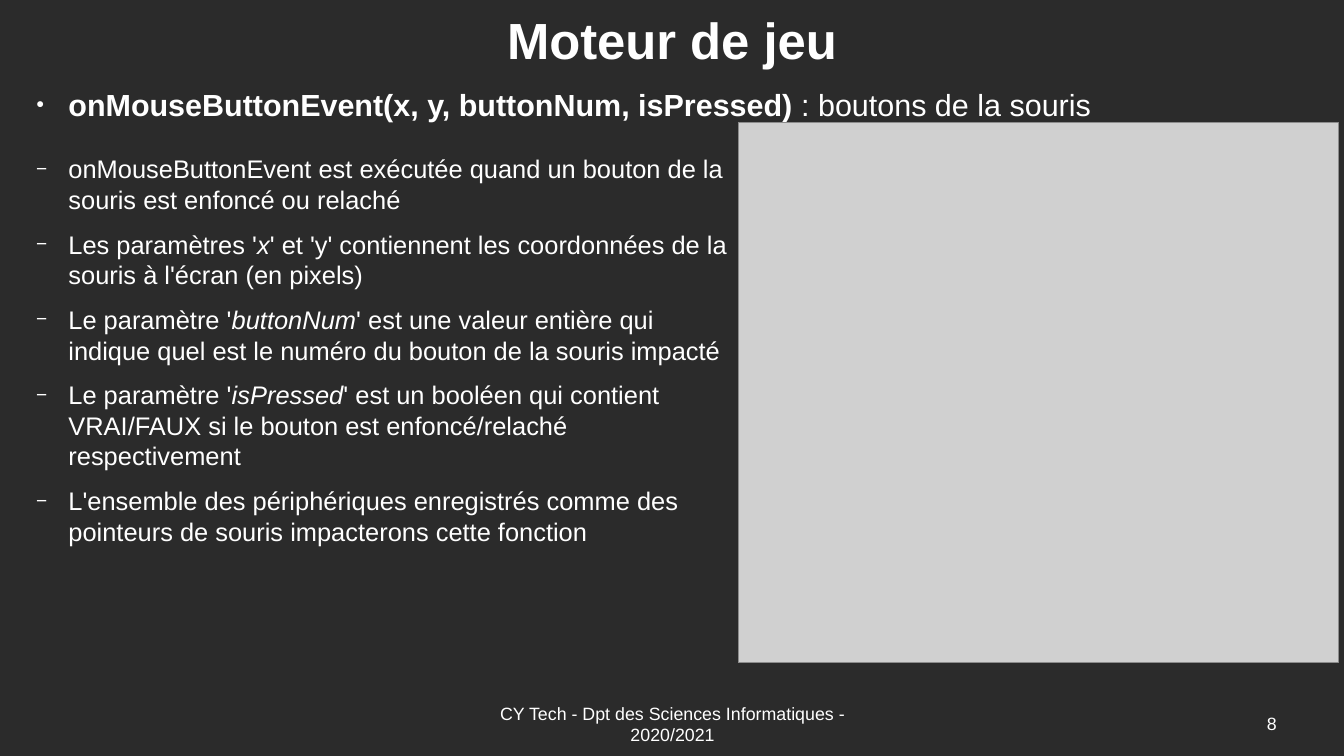
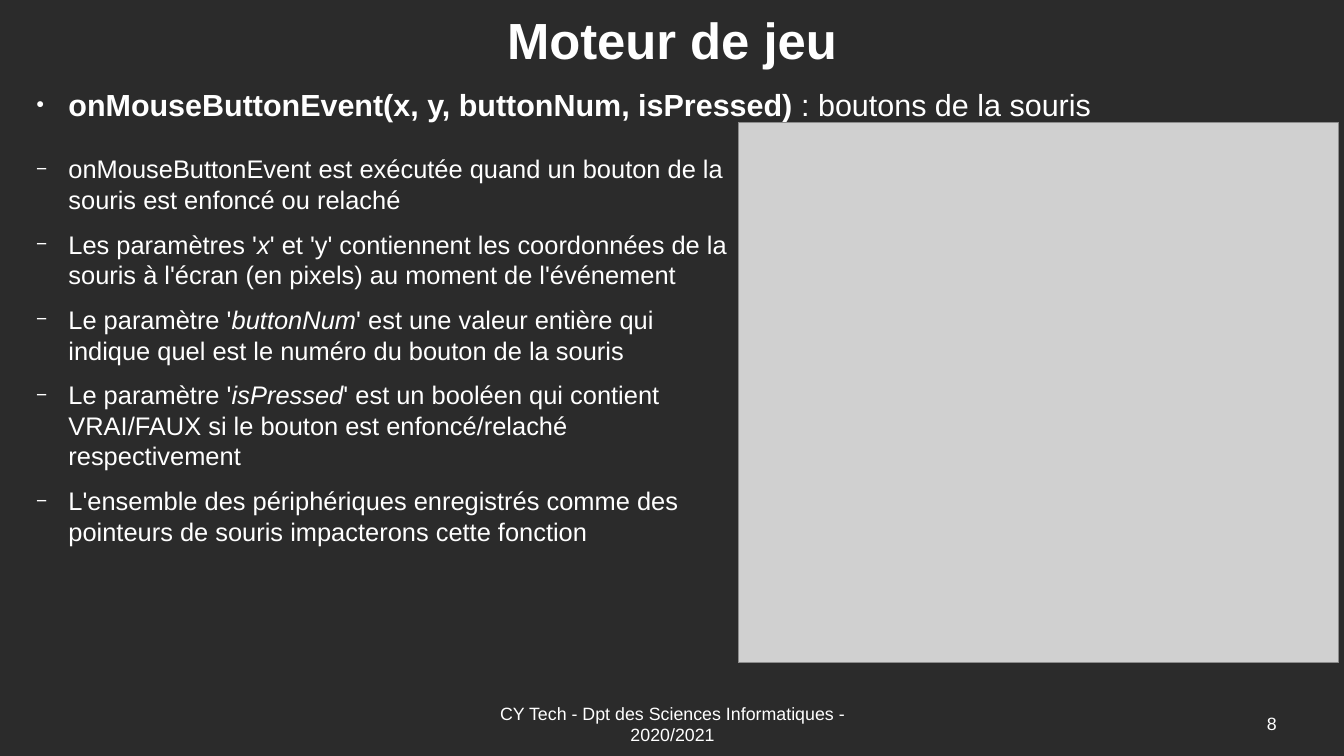
Before and after one commit to Romuald78/pyArcade, a slide deck: slide 8 of doc/UE_Libre_Jeu_Arcade_Documentation.odp. Drawn at 1344x756 pixels with LibreOffice and Linux fonts; fonts in the diff are those of the drawing; grey boxes stand for pictures; background and template pictures are left out; a plain dark background stands for a picture behind light text. Boxes give left, top, right and bottom in pixels: in the first picture for what was removed or moved away, otherwise in the second. Text is boxed around its words. In the diff, an @@ line names an element or a change of style, - is before the commit and + after.

```diff
--- a/doc/UE_Libre_Jeu_Arcade_Documentation.odp
+++ b/doc/UE_Libre_Jeu_Arcade_Documentation.odp
@@ text at bbox=[68, 235, 727, 365]: text changed @@
-  − Les paramètres 'x' et 'y' contiennent les coordonnées de la souris à l'écran (en pixels)
-  − Le paramètre 'buttonNum' est une valeur entière qui indique quel est le numéro du bouton de la souris impacté
+  − Les paramètres 'x' et 'y' contiennent les coordonnées de la souris à l'écran (en pixels) au moment de l'événement
+  − Le paramètre 'buttonNum' est une valeur entière qui indique quel est le numéro du bouton de la souris
```
Also in this commit, not shown: 3 other slides changed, 1 slide removed, 3 other files.
